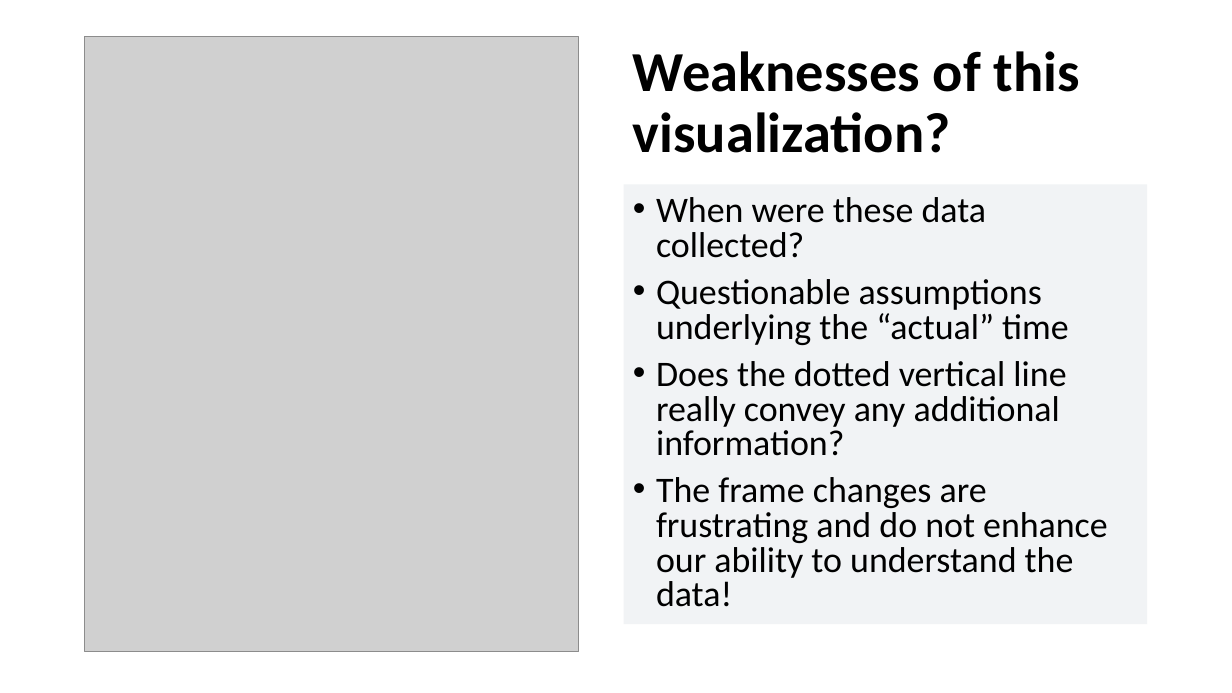
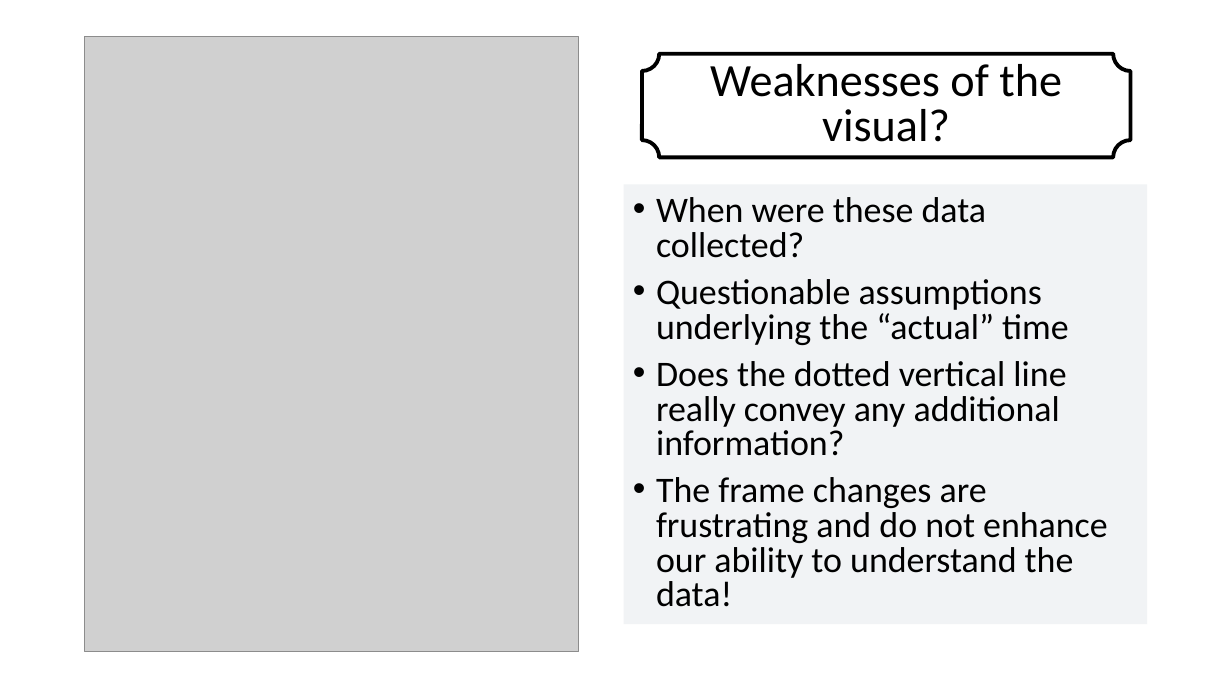
Before and after one commit to suyinlee23/MakeOverMonday_MAT_8790_LeazisLee, a slide deck: slide 9 of Trains vs Planes.pptx (slide 8 before the commit). Drawn at 1232x693 pixels with LibreOffice and Linux fonts; fonts in the diff are those of the drawing; grey boxes stand for pictures; background and template pictures are left out. Boxes give left, top, right and bottom in pixels: in the first picture for what was removed or moved away, otherwise in the second. Text is boxed around its words. In the diff, an @@ line names an element or a change of style, - is before the commit and + after.

```diff
--- a/Trains vs Planes.pptx
+++ b/Trains vs Planes.pptx
@@ plaque "Weaknesses of the visual?": place and size @@
-plaque "Weaknesses of the visual?" at <box>633,51,1080,153</box>
+plaque "Weaknesses of the visual?" at <box>625,39,1149,173</box>
@@ plaque "Weaknesses of the visual?" at <box>625,39,1149,173</box>: fill none to #FFFFFF at 82% opacity @@
@@ plaque added at <box>642,54,1131,157</box>, outline #000000 3 pt @@
@@ text in plaque at <box>710,64,1062,142</box>: text changed; size 44 to 36 pt; bold off @@
-Weaknesses of this visualization?
+Weaknesses of the visual?
```
Also in this commit, not shown: 7 other slides changed, 5 slides added, 4 slides removed.
